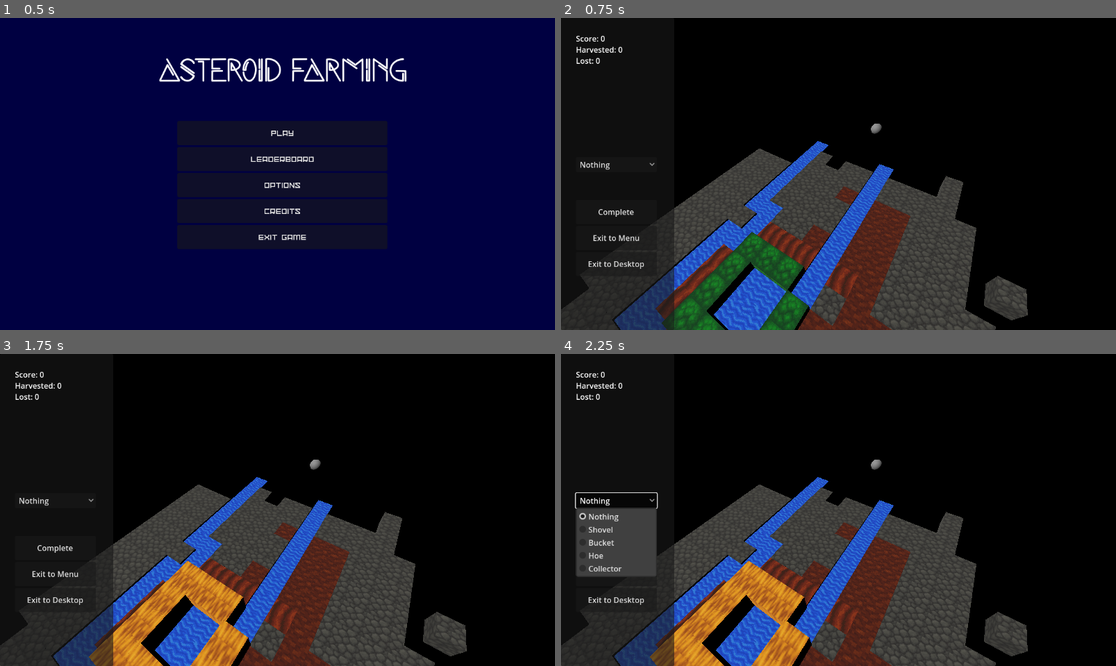
Above: before the commit, frames 1-4 (two rows, left to right).
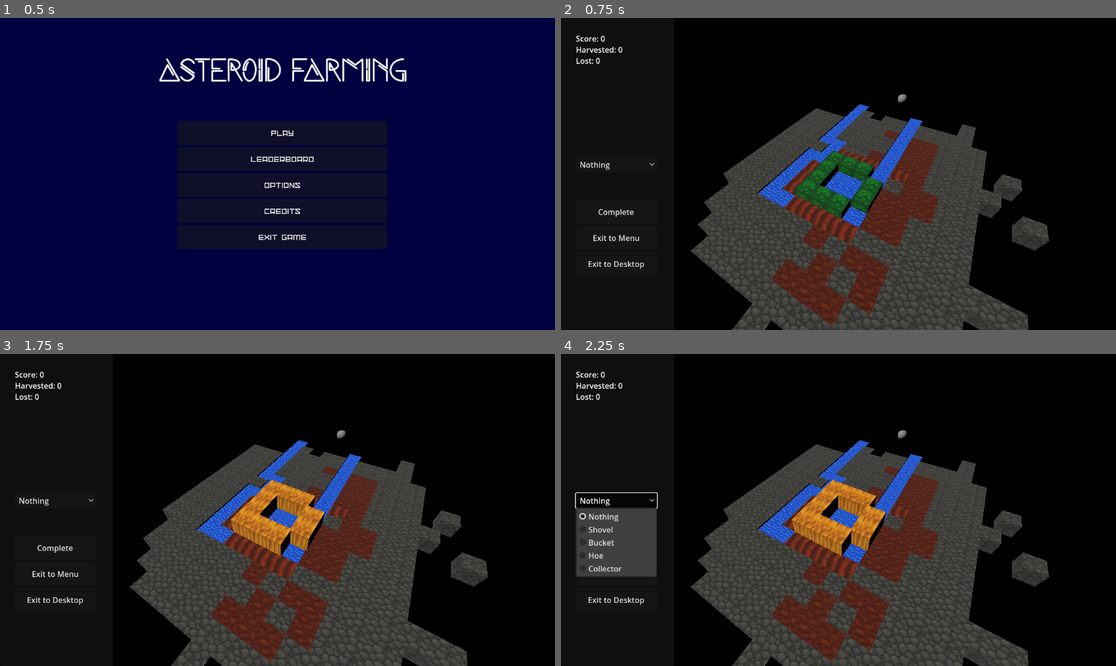
Above: after the commit, the same moments.

Repository: 100-Devs-1-Game/AsteroidFarming
Game: Godot game, scene res://scenes/main_program.tscn
Two runs of this game, one before a commit and one after it. Both use one fixed random seed, a clock stepped at 60 frames per second and the inputs below.
Inputs (mouse positions are in pixels of both pictures, inside the frame that each line leads up to):
- Up to frame 1 (0.5 s): no input
- Up to frame 2 (0.75 s): click "Play" at 0.5 s
- Up to frame 3 (1.75 s): click (277, 510) at 1.25 s
- Up to frame 4 (2.25 s): click "Nothing" at 2 s

Frame 1 is identical in both runs. In frame 2, 27% of the frame differs, in the area x 0-88%, y 24-100%; in frame 3, 27%; in frame 4, 27%.

Commit message:
Tweak initial camera position

Diff:
--- a/src/scenes/main_scene.tscn
+++ b/src/scenes/main_scene.tscn
@@ -19,7 +19,7 @@
 script = ExtResource("1_rt2n2")
 
 [node name="Main Camera" type="Camera3D" parent="." node_paths=PackedStringArray("farm")]
-transform = Transform3D(0.856267, -0.365244, 0.365244, 0, 0.707107, 0.707107, -0.516533, -0.605472, 0.605472, 3.85, 10, 3)
+transform = Transform3D(0.856267, -0.365244, 0.365244, 0, 0.707107, 0.707107, -0.516533, -0.605472, 0.605472, 3.85, 10, 10)
 current = true
 script = ExtResource("2_c16ls")
 farm = NodePath("../GridMap")
